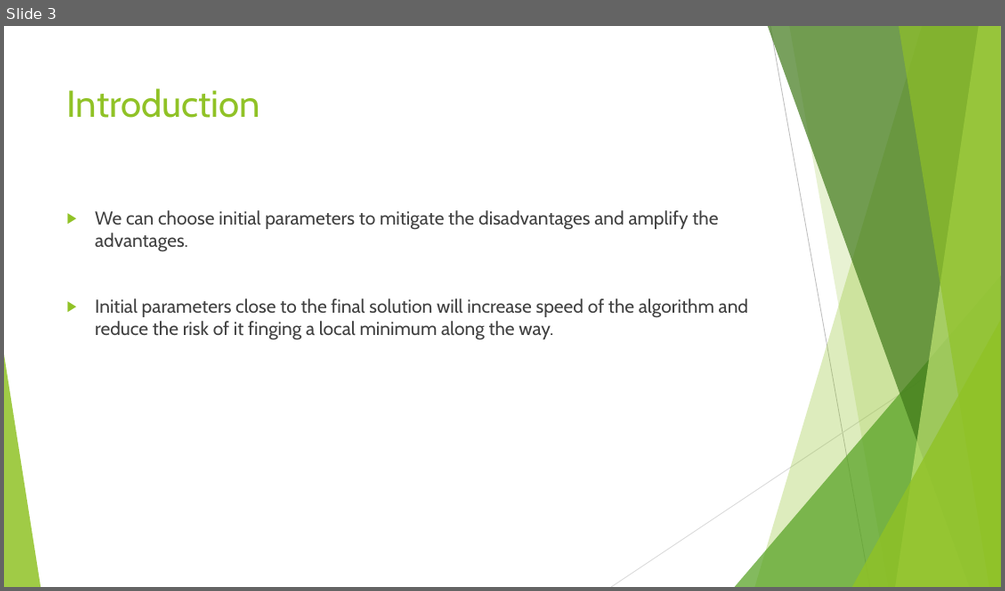
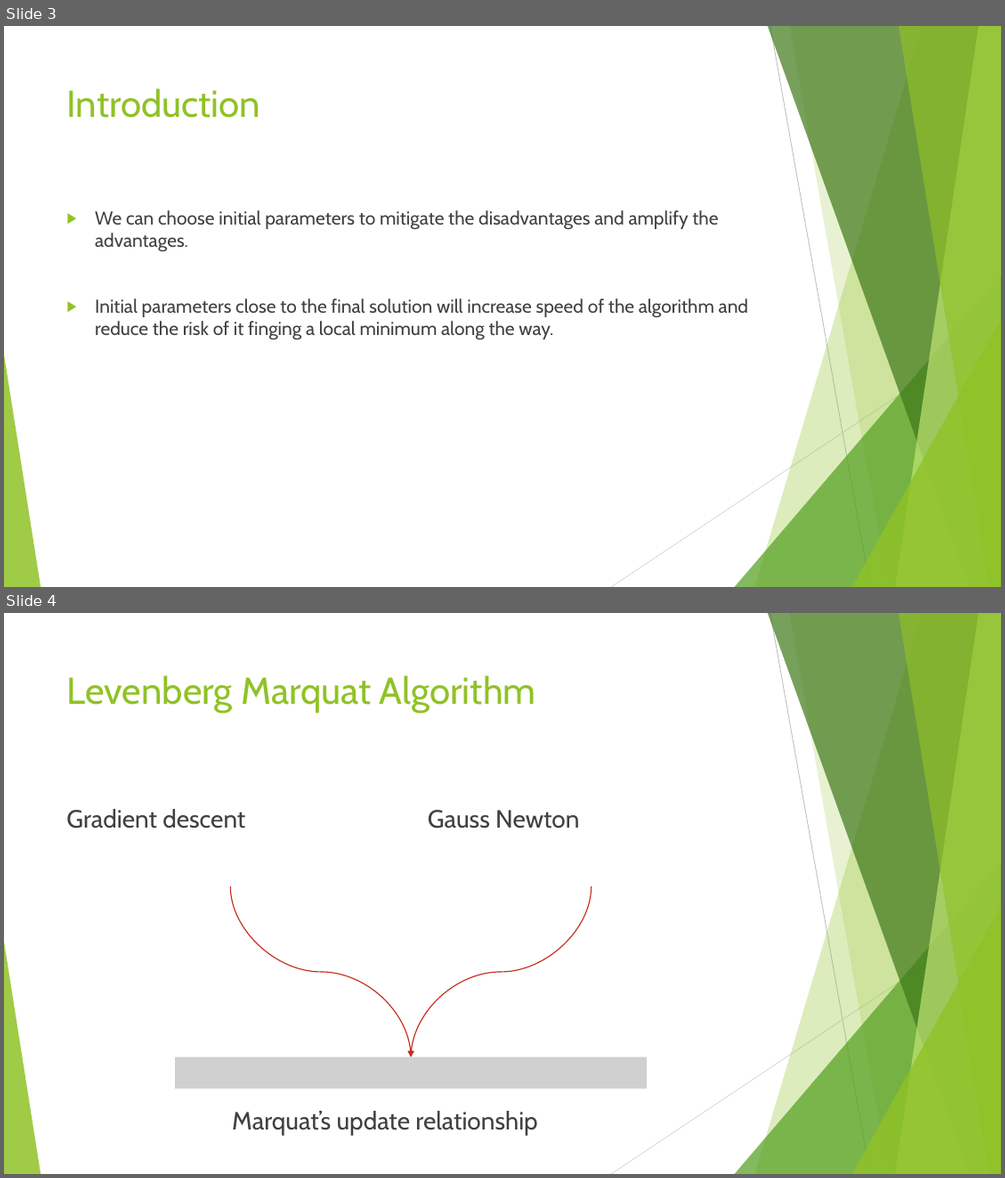
Before and after one commit to franciscopfsimoes/Thesis, a slide deck: PPTs/Fitting the Smile.pptx. Shown one above the other, each under a label of ours: slide 3 before the commit, slides 3 and 4 after it. The pictures are 1005x591 and 1005x1178 pixels, drawn with LibreOffice and Linux fonts; fonts in the diff are those of the drawing; grey boxes stand for pictures. Boxes give left, top, right and bottom in pixels: in the first picture for what was removed or moved away, otherwise in the second. Text is boxed around its words. In the diff, an @@ line names an element or a change of style, - is before the commit and + after.

```diff
--- a/PPTs/Fitting the Smile.pptx
+++ b/PPTs/Fitting the Smile.pptx
@@ slide 4 added at (4, 613, 1001, 1174), background #FFFFFF; not listed: 10 template elements that a slide beside it also shows @@
@@ title added at (67, 675, 536, 713), 36 pt, text #90C226 @@
+Levenberg Marquat Algorithm
@@ text added at (66, 809, 245, 828), 24 pt, text #404040 @@
+Gradient descent
@@ text added at (428, 810, 579, 828), 24 pt, text #404040 @@
+Gauss Newton
@@ curved arrow added from (231, 887) to (411, 1057), #C42F1A 1 pt @@
@@ curved arrow added from (591, 887) to (411, 1057), #C42F1A 1 pt @@
@@ picture added at (175, 1057, 647, 1088) @@
@@ text added at (232, 1111, 537, 1135), 24 pt, text #404040 @@
+Marquat’s update relationship
```
Also in this commit, not shown: 1 slide changed, 7 other slides added.
